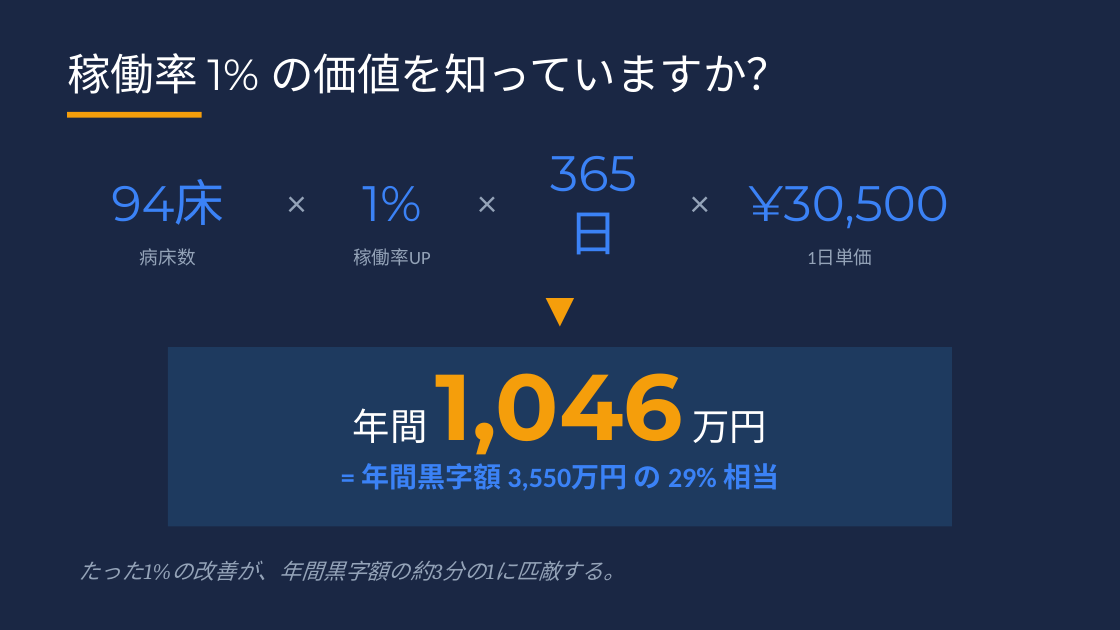
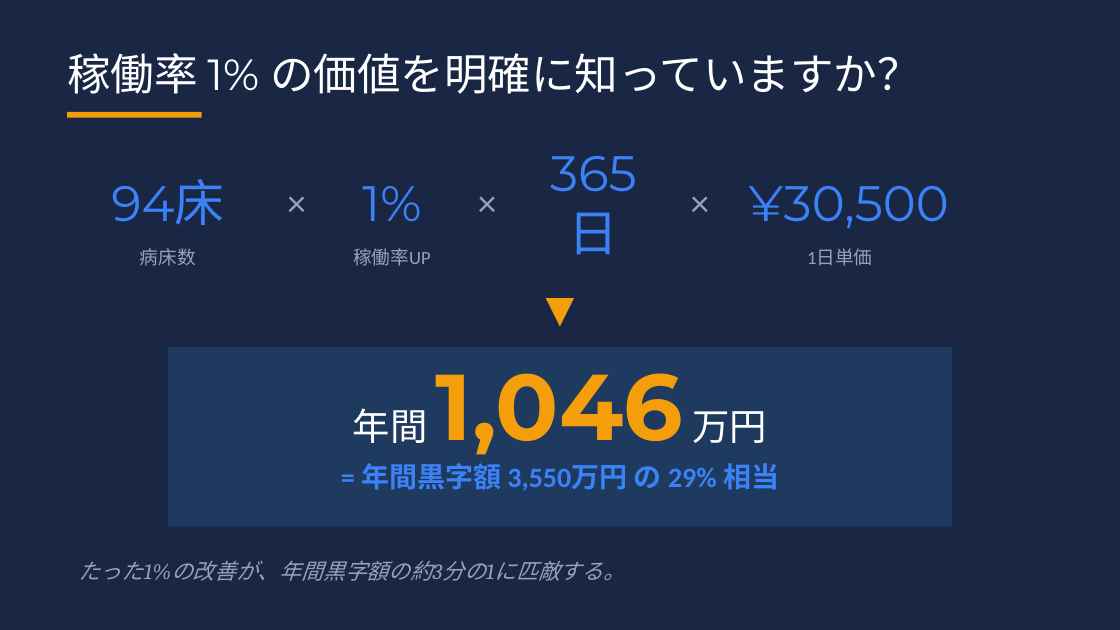
Before and after one commit to torukubota2023/bed-control-simulator, a slide deck: slide 3 of docs/admin/bed_control_evolution_presentation.pptx. Drawn at 1120x630 pixels with LibreOffice and Linux fonts; fonts in the diff are those of the drawing. Boxes give left, top, right and bottom in pixels: in the first picture for what was removed or moved away, otherwise in the second. Text is boxed around its words. In the diff, an @@ line names an element or a change of style, - is before the commit and + after.

```diff
--- a/docs/admin/bed_control_evolution_presentation.pptx
+++ b/docs/admin/bed_control_evolution_presentation.pptx
@@ text at [67, 53, 921, 94]: text changed @@
-稼働率 1% の価値を知っていますか？
+稼働率 1% の価値を明確に知っていますか？
```
Also in this commit, not shown: 6 other slides changed.
